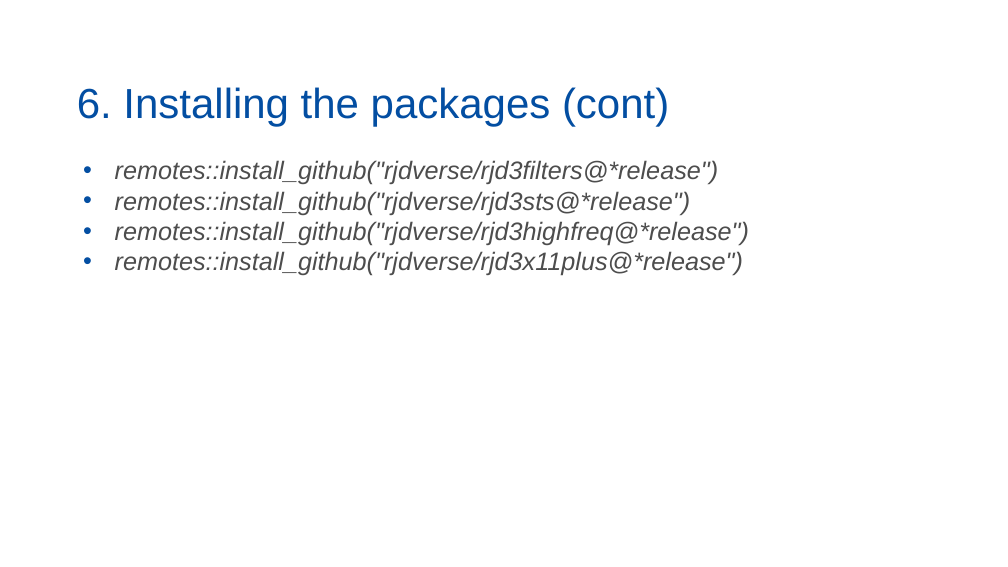
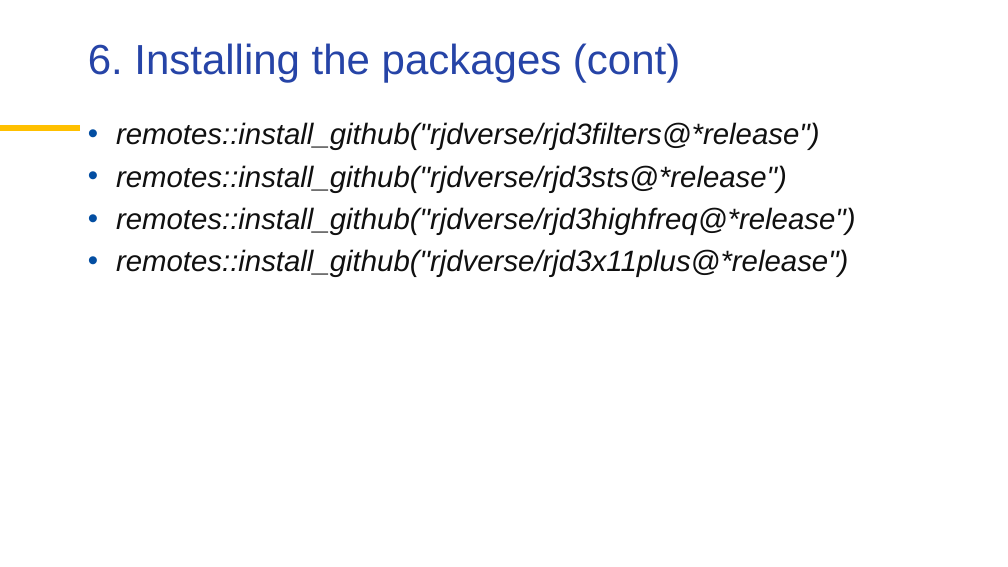
Before and after one commit to palatej/ESTP2026, a slide deck: slide 11 of 1.3 JD+ and R.pptx (slide 9 before the commit). Drawn at 1008x567 pixels with LibreOffice and Linux fonts; fonts in the diff are those of the drawing; background and template pictures are left out. Boxes give left, top, right and bottom in pixels: in the first picture for what was removed or moved away, otherwise in the second. Text is boxed around its words. In the diff, an @@ line names an element or a change of style, - is before the commit and + after.

```diff
--- a/1.3 JD+ and R.pptx
+++ b/1.3 JD+ and R.pptx
@@ title "6. Installing the packages (cont)": place and size @@
-title "6. Installing the packages (cont)" at (77,87,669,127)
+title "6. Installing the packages (cont)" at (88,43,680,82)
@@ title "6. Installing the packages (cont)" at (88,43,680,82): text colour #034EA2 to #2644A7; vertical alignment bottom to top @@
@@ text "remotes::install_github("rjdverse/rjd3filters@*release")": place and size @@
-text "remotes::install_github("rjdverse/rjd3filters@*release")" at (115,160,749,276)
+text "remotes::install_github("rjdverse/rjd3filters@*release")" at (116,122,856,277)
@@ text "remotes::install_github("rjdverse/rjd3filters@*release")" at (116,122,856,277): size 24 to 28 pt, text colour #4D4D4D to #101010; indent changed; line spacing 1 to 0.9; more space between paragraphs @@
@@ line added from (0, 129) to (80, 129), #FFC000 6 pt @@
```
Also in this commit, not shown: 7 other slides changed, 2 slides added, 26 other files.
